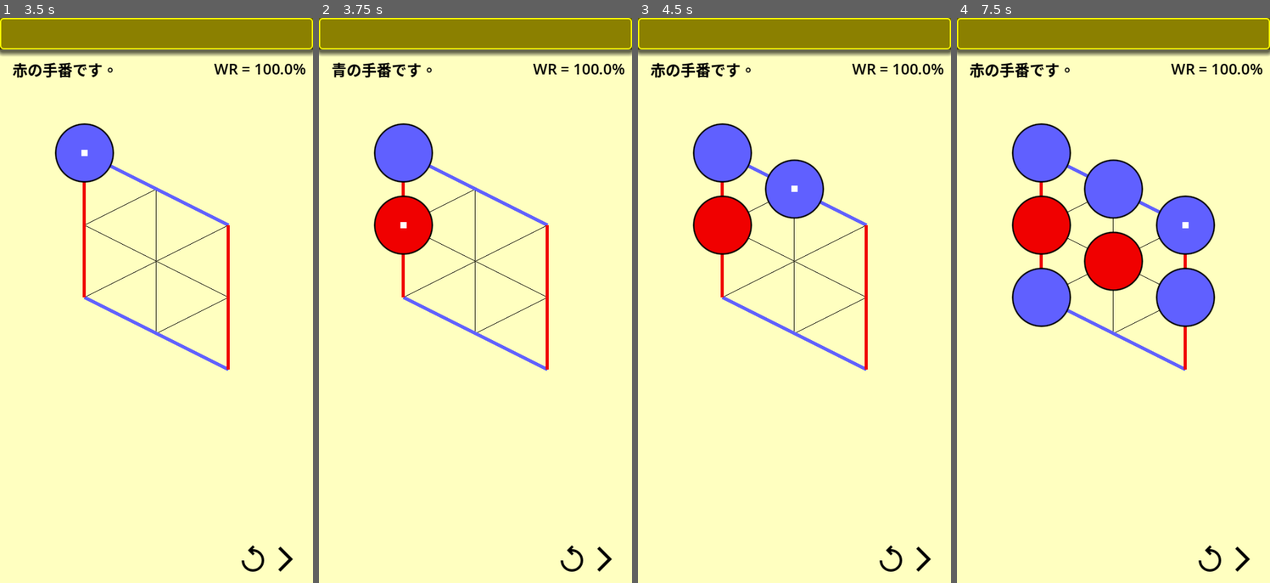
Above: before the commit, frames 1-4 (left to right).
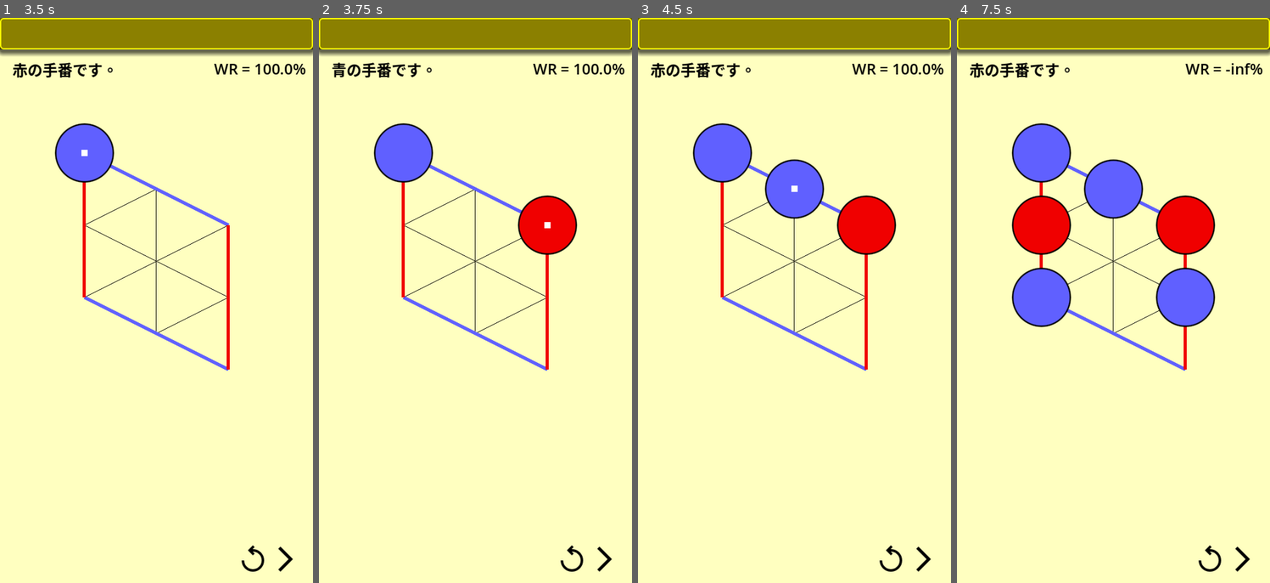
Above: after the commit, the same moments.

Repository: vivisuke/HexGame
Game: Godot game, scene res://main.tscn
Two runs of this game, one before a commit and one after it. Both use one fixed random seed, a clock stepped at 60 frames per second and the inputs below.
Inputs (mouse positions are in pixels of both pictures, inside the frame that each line leads up to):
- Up to frame 1 (3.5 s): click (253, 560) at 0.5 s; click (253, 560) at 1.25 s; click (253, 560) at 2 s; click (284, 560) at 2.75 s
- Up to frame 2 (3.75 s): click (603, 560) at 3.5 s
- Up to frame 3 (4.5 s): click (922, 560) at 4.25 s
- Up to frame 4 (7.5 s): tap Enter at 5, 6.5 s; move the mouse to (1182, 272) at 5.02 s; click (1182, 272) at 5.17 s; tap Space at 5.75, 7.25 s; move the mouse to (1050, 328) at 5.77 s; click (1050, 328) at 5.92 s; move the mouse to (1144, 176) at 6.52 s; click (1144, 176) at 6.67 s; move the mouse to (1097, 413) at 7.27 s; click (1097, 413) at 7.42 s

Frame 1 is identical in both runs. In frame 2, 3.1% of the frame differs, in the area x 17-83%, y 31-42%; in frame 3, 3.1%; in frame 4, 3.3%, in the area x 40-94%, y 8-49%.
Error in both runs: Out of bounds get index '251' (on base: 'PackedByteArray') (res://scripts/Board.gd:185)

Commit message:
0060 ◎ C 01/31 02/01 0.001│ToDo│ノード展開時：子ノードのどれかで Rollout 処理

Diff:
--- a/hexgame/scripts/MCTS.gd
+++ b/hexgame/scripts/MCTS.gd
@@ -87,7 +87,7 @@
 	root_node.print(0)
 func add_children():
 	pass
-func do_expand_node(node, rbd, col):
+func do_expand_node(node, rbd):
 	for y in range(board_size):
 		for x in range(board_size):
 			if board.get_col(x, y) == Board.EMPTY:
@@ -119,8 +119,9 @@
 			continue
 		# ノード展開（Expansion）
 		if node.visits != 0 && node.children.is_empty():
-			var o_col = (Board.BLACK + Board.WHITE) - col
-			do_expand_node(node, bd, o_col)
+			#var o_col = (Board.BLACK + Board.WHITE) - col
+			do_expand_node(node, bd)
+			node = node.children[node.children.size()/2]
 		# ロールアウト（Rollout）
 		do_rollout(bd, node, col)
 	# 出来上がったツリーから最善手を求める
@@ -131,6 +132,7 @@
 			win_rate = float(node.wins)/node.visits
 			mv = node.move
 	print("max w/v = %.1f%%"%(win_rate*100))
+	print("root_node.visits = ", root_node.visits)
 	return mv
 func search(iterations: int) -> Vector2i:
 	for i in range(iterations):
Not shown, changed: HexGame.spr
